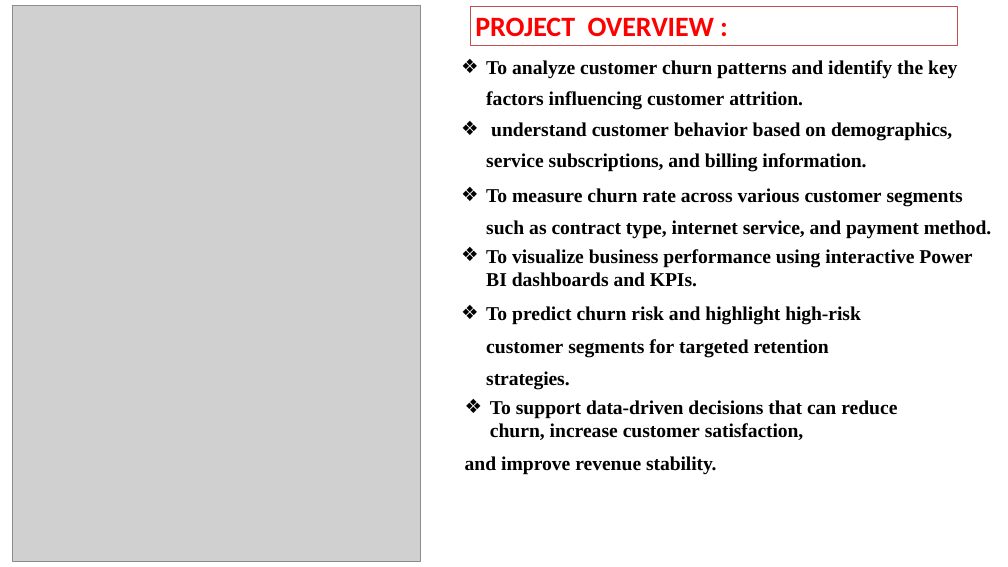
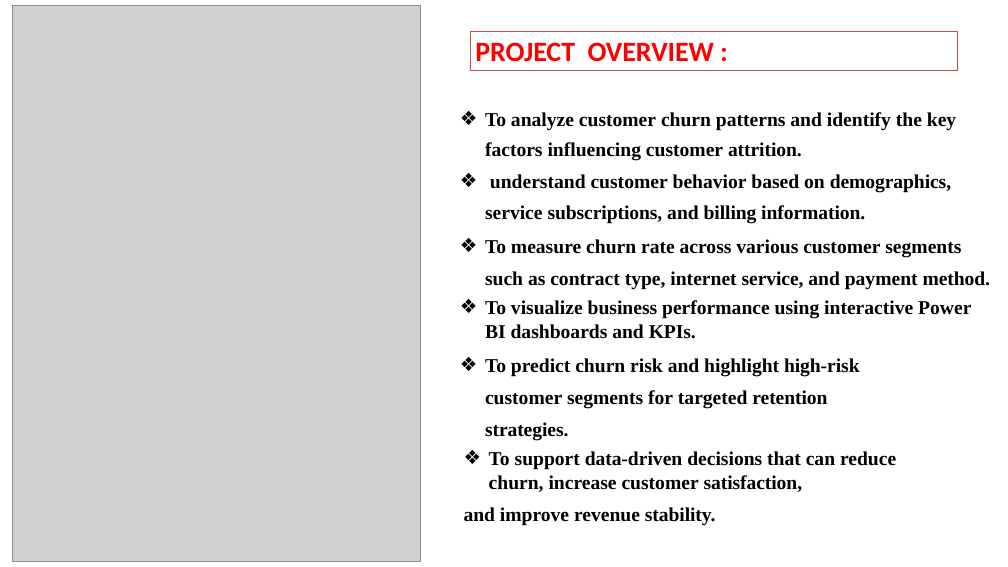
Before and after one commit to yuvaraju0200/telecom-customer-churn-analysis, a slide deck: slide 10 of Red and Green Modern Customer Support Presentation (1).pptx (slide 5 before the commit). Drawn at 1008x567 pixels with LibreOffice and Linux fonts; fonts in the diff are those of the drawing; grey boxes stand for pictures. Boxes give left, top, right and bottom in pixels: in the first picture for what was removed or moved away, otherwise in the second. Text is boxed around its words. In the diff, an @@ line names an element or a change of style, - is before the commit and + after.

```diff
--- a/Red and Green Modern Customer Support Presentation (1).pptx
+++ b/Red and Green Modern Customer Support Presentation (1).pptx
@@ rectangle "PROJECT OVERVIEW :": place and size @@
-rectangle "PROJECT OVERVIEW :" at bbox=[470, 6, 958, 45]
+rectangle "PROJECT OVERVIEW :" at bbox=[470, 31, 958, 70]
@@ text "To analyze customer churn patterns ...": place and size @@
-text "To analyze customer churn patterns ..." at bbox=[465, 60, 991, 475]
+text "To analyze customer churn patterns ..." at bbox=[464, 112, 990, 526]
```
Also in this commit, not shown: 8 other slides changed, 4 slides added, 5 slides removed.
